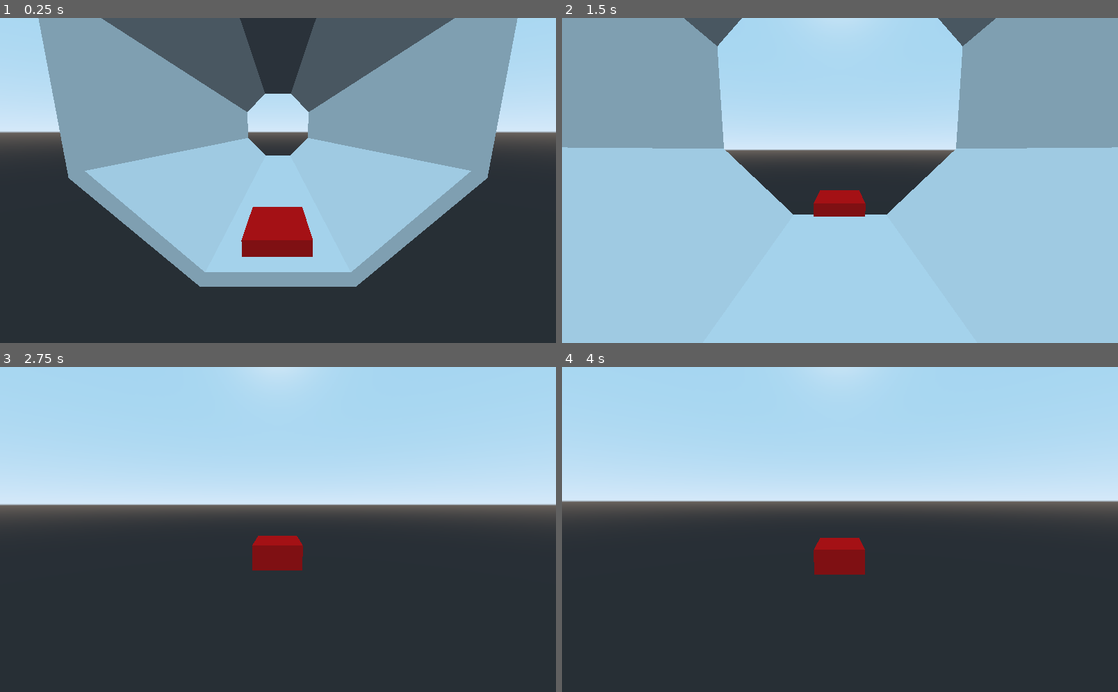
Above: before the commit, frames 1-4 (two rows, left to right).
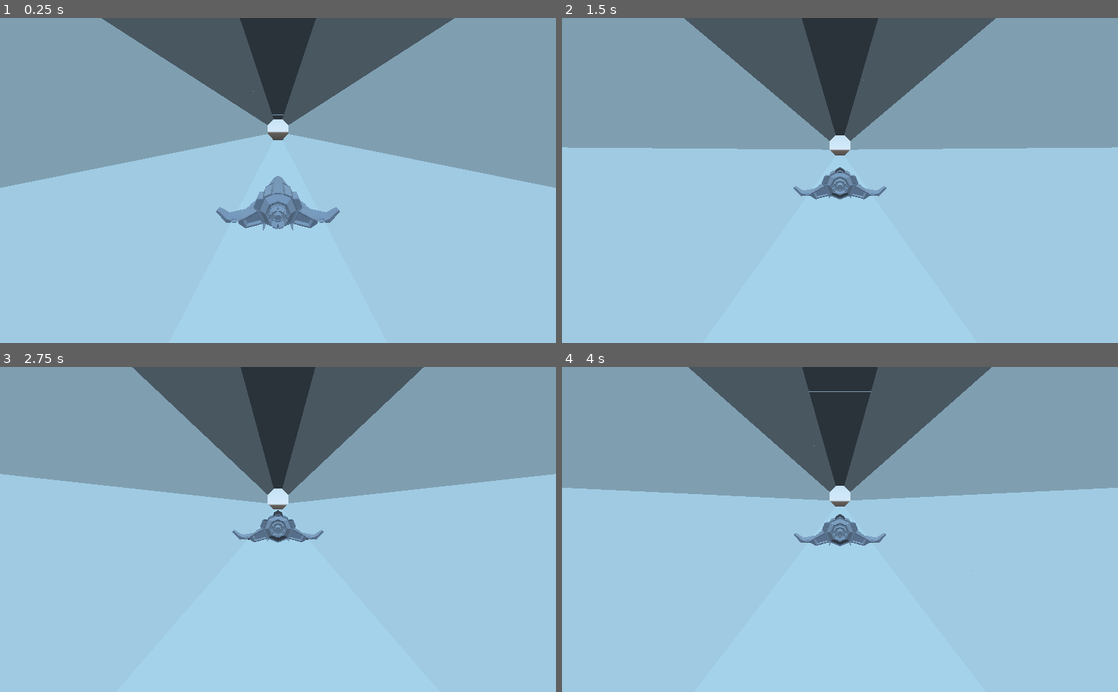
Above: after the commit, the same moments.

Repository: Gatlink/LD50
Game: Godot game, scene res://Main.tscn
Two runs of this game, one before a commit and one after it. Both use one fixed random seed, a clock stepped at 60 frames per second and the inputs below.
Inputs:
- Up to frame 1 (0.25 s): no input
- Up to frame 2 (1.5 s): tap Enter at 0.5 s; hold W (Accelerate) 0.53-1.28 s
- Up to frame 3 (2.75 s): hold W (Accelerate) from 2.03 s (still down)
- Up to frame 4 (4 s): tap Space at 3.5 s; release W (Accelerate) at 3.53 s

The runs differ from the first frame. In frame 1, 51% of the frame differs, in the area x 0-100%, y 0-100%; in frame 2, 23%; in frame 3, 100%; in frame 4, 100%.

Commit message:
Infinite tunnel

Diff:
--- a/Game.gd
+++ b/Game.gd
@@ -8,11 +8,15 @@
 
 
 onready var obstacle_scene := preload("res://Obstacle/Obstacle.tscn")
+onready var chunk_scene := preload("res://Level/Chunk.tscn")
+onready var chunks_parent := $Chunks
 
 
 var obstacle_z := 0.0
 var obstacle_count := 0
 var can_spawn := true
+var chunks : Array
+var last_chunk_id := 0
 
 
 func _notification(what: int) -> void:
@@ -23,6 +27,25 @@
 func _ready() -> void:
 	randomize()
 #	call_deferred("spawn_obstacles", 100)
+
+	var furthest_z := 0.0
+	var id := 0
+	for child in chunks_parent.get_children():
+		var chunk = child as Chunk
+		chunks.append(chunk)
+		chunk.connect("screen_exited", self, "on_chunk_screen_exited")
+
+		if chunk.translation.z < furthest_z:
+			last_chunk_id = id
+		id += 1
+
+
+func on_chunk_screen_exited(chunk : Chunk) -> void:
+	chunk.global_transform.origin = chunks[last_chunk_id].end_position.global_transform.origin
+
+	for i in chunks.size():
+		if chunks[i] == chunk:
+			last_chunk_id = i
 
 
 func spawn_obstacles(count : int) -> void:
--- /dev/null
+++ b/Level/Chunk.gd
@@ -0,0 +1,12 @@
+class_name Chunk
+extends StaticBody
+
+
+signal screen_exited(chunk)
+
+
+onready var end_position := $EndPosition
+
+
+func _on_VisibilityNotifier_screen_exited() -> void:
+	emit_signal("screen_exited", self)
--- a/Level/Chunk.tscn
+++ b/Level/Chunk.tscn
@@ -1,12 +1,15 @@
-[gd_scene load_steps=2 format=2]
+[gd_scene load_steps=3 format=2]
+
+[ext_resource path="res://Level/Chunk.gd" type="Script" id=1]
 
 [sub_resource type="BoxShape" id=1]
 extents = Vector3( 2, 0.2, 5 )
 
 [node name="Chunk" type="StaticBody"]
+script = ExtResource( 1 )
 
 [node name="Bottom" type="CollisionShape" parent="."]
-transform = Transform( 1, 0, 0, 0, 1, 0, 0, 0, 1, 0, -0.2, 0 )
+transform = Transform( 1, 0, 0, 0, 1, 0, 0, 0, 1, 0, -0.2, -5 )
 shape = SubResource( 1 )
 
 [node name="CSGBox" type="CSGBox" parent="Bottom"]
@@ -15,7 +18,7 @@
 depth = 10.0
 
 [node name="BottomLeft" type="CollisionShape" parent="."]
-transform = Transform( -0.707107, -0.707107, 0, 0.707107, -0.707107, 0, 0, 0, 1, -3.27524, 1.15795, 0 )
+transform = Transform( -0.707107, -0.707107, 0, 0.707107, -0.707107, 0, 0, 0, 1, -3.27524, 1.15795, -5 )
 shape = SubResource( 1 )
 
 [node name="CSGBox" type="CSGBox" parent="BottomLeft"]
@@ -24,7 +27,7 @@
 depth = 10.0
 
 [node name="BottomRight" type="CollisionShape" parent="."]
-transform = Transform( -0.707107, 0.707107, 0, -0.707107, -0.707107, 0, 0, 0, 1, 3.275, 1.158, 0 )
+transform = Transform( -0.707107, 0.707107, 0, -0.707107, -0.707107, 0, 0, 0, 1, 3.275, 1.158, -5 )
 shape = SubResource( 1 )
 
 [node name="CSGBox" type="CSGBox" parent="BottomRight"]
@@ -33,7 +36,7 @@
 depth = 10.0
 
 [node name="Left" type="CollisionShape" parent="."]
-transform = Transform( -4.37114e-08, -1, 0, 1, -4.37114e-08, 0, 0, 0, 1, -4.629, 4.436, 0 )
+transform = Transform( -4.37114e-08, -1, 0, 1, -4.37114e-08, 0, 0, 0, 1, -4.629, 4.436, -5 )
 shape = SubResource( 1 )
 
 [node name="CSGBox" type="CSGBox" parent="Left"]
@@ -42,7 +45,7 @@
 depth = 10.0
 
 [node name="Right" type="CollisionShape" parent="."]
-transform = Transform( -4.37114e-08, -1, 0, 1, -4.37114e-08, 0, 0, 0, 1, 4.62879, 4.43559, 0 )
+transform = Transform( -4.37114e-08, -1, 0, 1, -4.37114e-08, 0, 0, 0, 1, 4.62879, 4.43559, -5 )
 shape = SubResource( 1 )
 
 [node name="CSGBox" type="CSGBox" parent="Right"]
@@ -51,7 +54,7 @@
 depth = 10.0
 
 [node name="TopLeft" type="CollisionShape" parent="."]
-transform = Transform( -0.707107, 0.707107, 0, -0.707107, -0.707107, 0, 0, 0, 1, -3.27524, 7.69888, 0 )
+transform = Transform( -0.707107, 0.707107, 0, -0.707107, -0.707107, 0, 0, 0, 1, -3.27524, 7.69888, -5 )
 shape = SubResource( 1 )
 
 [node name="CSGBox" type="CSGBox" parent="TopLeft"]
@@ -60,7 +63,7 @@
 depth = 10.0
 
 [node name="TopRight" type="CollisionShape" parent="."]
-transform = Transform( -0.707107, -0.707107, 0, 0.707107, -0.707107, 0, 0, 0, 1, 3.275, 7.699, 0 )
+transform = Transform( -0.707107, -0.707107, 0, 0.707107, -0.707107, 0, 0, 0, 1, 3.275, 7.699, -5 )
 shape = SubResource( 1 )
 
 [node name="CSGBox" type="CSGBox" parent="TopRight"]
@@ -69,10 +72,18 @@
 depth = 10.0
 
 [node name="Top" type="CollisionShape" parent="."]
-transform = Transform( 1, 0, 0, 0, 1, 0, 0, 0, 1, 0, 9.0485, 0 )
+transform = Transform( 1, 0, 0, 0, 1, 0, 0, 0, 1, 0, 9.0485, -5 )
 shape = SubResource( 1 )
 
 [node name="CSGBox" type="CSGBox" parent="Top"]
 width = 4.0
 height = 0.4
 depth = 10.0
+
+[node name="EndPosition" type="Position3D" parent="."]
+transform = Transform( 1, 0, 0, 0, 1, 0, 0, 0, 1, 0, 0, -10 )
+
+[node name="VisibilityNotifier" type="VisibilityNotifier" parent="."]
+aabb = AABB( -5, -1, -11, 10, 11, 12 )
+
+[connection signal="screen_exited" from="VisibilityNotifier" to="." method="_on_VisibilityNotifier_screen_exited"]
--- a/Main.tscn
+++ b/Main.tscn
@@ -14,6 +14,67 @@
 
 [node name="Main" type="Spatial"]
 script = ExtResource( 2 )
+
+[node name="Chunks" type="Spatial" parent="."]
+
+[node name="Chunk" parent="Chunks" instance=ExtResource( 5 )]
+transform = Transform( 1, 0, 0, 0, 1, 0, 0, 0, 1, 0, 0, 10 )
+
+[node name="Chunk2" parent="Chunks" instance=ExtResource( 5 )]
+
+[node name="Chunk3" parent="Chunks" instance=ExtResource( 5 )]
+transform = Transform( 1, 0, 0, 0, 1, 0, 0, 0, 1, 0, 0, -10 )
+
+[node name="Chunk4" parent="Chunks" instance=ExtResource( 5 )]
+transform = Transform( 1, 0, 0, 0, 1, 0, 0, 0, 1, 0, 0, -20 )
+
+[node name="Chunk5" parent="Chunks" instance=ExtResource( 5 )]
+transform = Transform( 1, 0, 0, 0, 1, 0, 0, 0, 1, 0, 0, -30 )
+
+[node name="Chunk6" parent="Chunks" instance=ExtResource( 5 )]
+transform = Transform( 1, 0, 0, 0, 1, 0, 0, 0, 1, 0, 0, -40 )
+
+[node name="Chunk7" parent="Chunks" instance=ExtResource( 5 )]
+transform = Transform( 1, 0, 0, 0, 1, 0, 0, 0, 1, 0, 0, -50 )
+
+[node name="Chunk8" parent="Chunks" instance=ExtResource( 5 )]
+transform = Transform( 1, 0, 0, 0, 1, 0, 0, 0, 1, 0, 0, -60 )
+
+[node name="Chunk9" parent="Chunks" instance=ExtResource( 5 )]
+transform = Transform( 1, 0, 0, 0, 1, 0, 0, 0, 1, 0, 0, -70 )
+
+[node name="Chunk10" parent="Chunks" instance=ExtResource( 5 )]
+transform = Transform( 1, 0, 0, 0, 1, 0, 0, 0, 1, 0, 0, -80 )
+
+[node name="Chunk11" parent="Chunks" instance=ExtResource( 5 )]
+transform = Transform( 1, 0, 0, 0, 1, 0, 0, 0, 1, 0, 0, -89.8025 )
+
+[node name="Chunk12" parent="Chunks" instance=ExtResource( 5 )]
+transform = Transform( 1, 0, 0, 0, 1, 0, 0, 0, 1, 0, 0, -99.8025 )
+
+[node name="Chunk13" parent="Chunks" instance=ExtResource( 5 )]
+transform = Transform( 1, 0, 0, 0, 1, 0, 0, 0, 1, 0, 0, -109.803 )
+
+[node name="Chunk14" parent="Chunks" instance=ExtResource( 5 )]
+transform = Transform( 1, 0, 0, 0, 1, 0, 0, 0, 1, 0, 0, -119.803 )
+
+[node name="Chunk15" parent="Chunks" instance=ExtResource( 5 )]
+transform = Transform( 1, 0, 0, 0, 1, 0, 0, 0, 1, 0, 0, -129.803 )
+
+[node name="Chunk16" parent="Chunks" instance=ExtResource( 5 )]
+transform = Transform( 1, 0, 0, 0, 1, 0, 0, 0, 1, 0, 0, -139.803 )
+
+[node name="Chunk17" parent="Chunks" instance=ExtResource( 5 )]
+transform = Transform( 1, 0, 0, 0, 1, 0, 0, 0, 1, 0, 0, -149.803 )
+
+[node name="Chunk18" parent="Chunks" instance=ExtResource( 5 )]
+transform = Transform( 1, 0, 0, 0, 1, 0, 0, 0, 1, 0, 0, -159.803 )
+
+[node name="Chunk19" parent="Chunks" instance=ExtResource( 5 )]
+transform = Transform( 1, 0, 0, 0, 1, 0, 0, 0, 1, 0, 0, -169.803 )
+
+[node name="Chunk20" parent="Chunks" instance=ExtResource( 5 )]
+transform = Transform( 1, 0, 0, 0, 1, 0, 0, 0, 1, 0, 0, -179.803 )
 
 [node name="Ship" parent="." instance=ExtResource( 1 )]
 
@@ -37,14 +98,5 @@
 [node name="LookAt" type="Position3D" parent="Ship"]
 transform = Transform( 1, 0, 0, 0, 1, 0, 0, 0, 1, 0, 0, -9.08113 )
 
-[node name="Chunk" parent="." instance=ExtResource( 5 )]
-transform = Transform( 1, 0, 0, 0, 1, 0, 0, 0, 1, 0, 0, -2.75615 )
-
-[node name="Chunk2" parent="." instance=ExtResource( 5 )]
-transform = Transform( 1, 0, 0, 0, 1, 0, 0, 0, 1, 0, 0, -12.6889 )
-
-[node name="Chunk3" parent="." instance=ExtResource( 5 )]
-transform = Transform( 1, 0, 0, 0, 1, 0, 0, 0, 1, 0, 0, -22.5064 )
-
 [node name="Camera" type="Camera" parent="."]
 transform = Transform( 1, 0, 0, 0, 0.999999, -0.0014336, 0, 0.0014336, 0.999999, 0, 3.46905, 7.49703 )
--- a/Ship/Ship.tscn
+++ b/Ship/Ship.tscn
@@ -1,12 +1,10 @@
 [gd_scene load_steps=5 format=2]
 
 [ext_resource path="res://Ship/Ship.gd" type="Script" id=1]
+[ext_resource path="res://Art/Ship/LD50-Ship-01.glb" type="PackedScene" id=2]
 
 [sub_resource type="Curve" id=2]
 _data = [ Vector2( 0, 0 ), 0.0, 1.79679, 0, 0, Vector2( 1, 1 ), 0.0, 0.0, 0, 0 ]
-
-[sub_resource type="SpatialMaterial" id=1]
-albedo_color = Color( 1, 0, 0, 1 )
 
 [sub_resource type="SphereShape" id=3]
 radius = 0.5
@@ -18,11 +16,8 @@
 
 [node name="Graph" type="Spatial" parent="."]
 
-[node name="CSGBox" type="CSGBox" parent="Graph"]
-transform = Transform( 1, 0, 0, 0, 1, 0, 0, 0, 1, -0.0201988, 0, -0.010561 )
-height = 1.0
-depth = 3.0
-material = SubResource( 1 )
+[node name="LD50-Ship-01" parent="Graph" instance=ExtResource( 2 )]
+transform = Transform( -1, 0, -8.74228e-08, 0, 1, 0, 8.74228e-08, 0, -1, 0, 0, 0 )
 
 [node name="CollisionShape" type="CollisionShape" parent="."]
 shape = SubResource( 3 )
--- a/project.godot
+++ b/project.godot
@@ -14,6 +14,11 @@
 "language": "GDScript",
 "path": "res://Bezier.gd"
 }, {
+"base": "StaticBody",
+"class": "Chunk",
+"language": "GDScript",
+"path": "res://Level/Chunk.gd"
+}, {
 "base": "Spatial",
 "class": "Ship",
 "language": "GDScript",
@@ -21,6 +26,7 @@
 } ]
 _global_script_class_icons={
 "Bezier": "",
+"Chunk": "",
 "Ship": ""
 }
 
